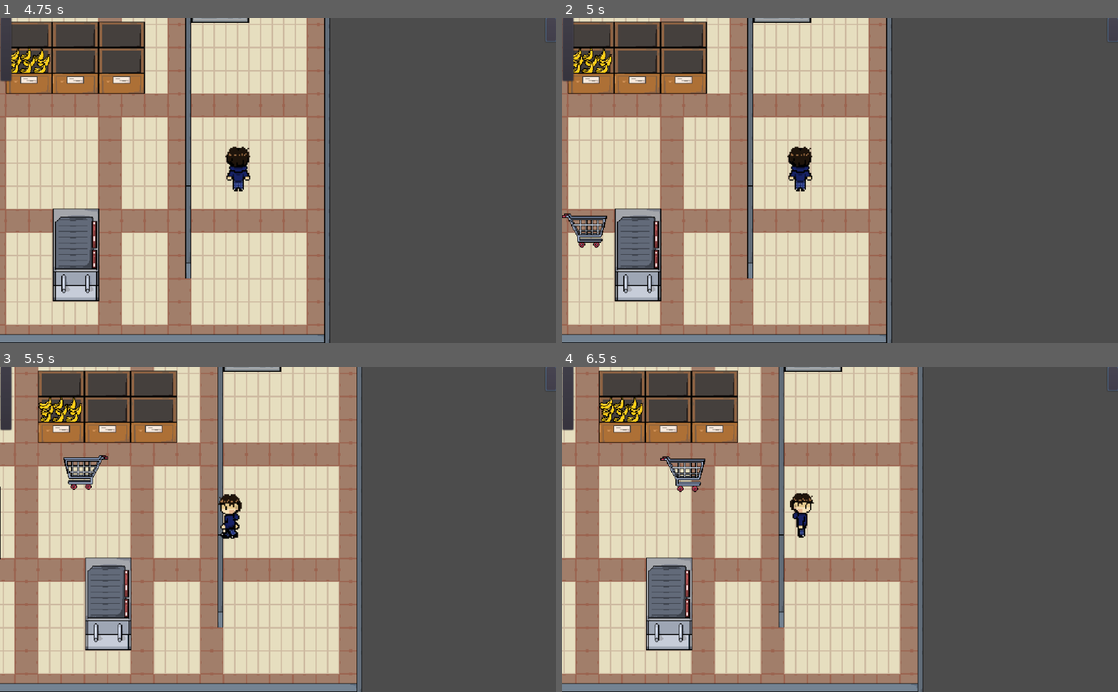
Above: before the commit, frames 1-4 (two rows, left to right).
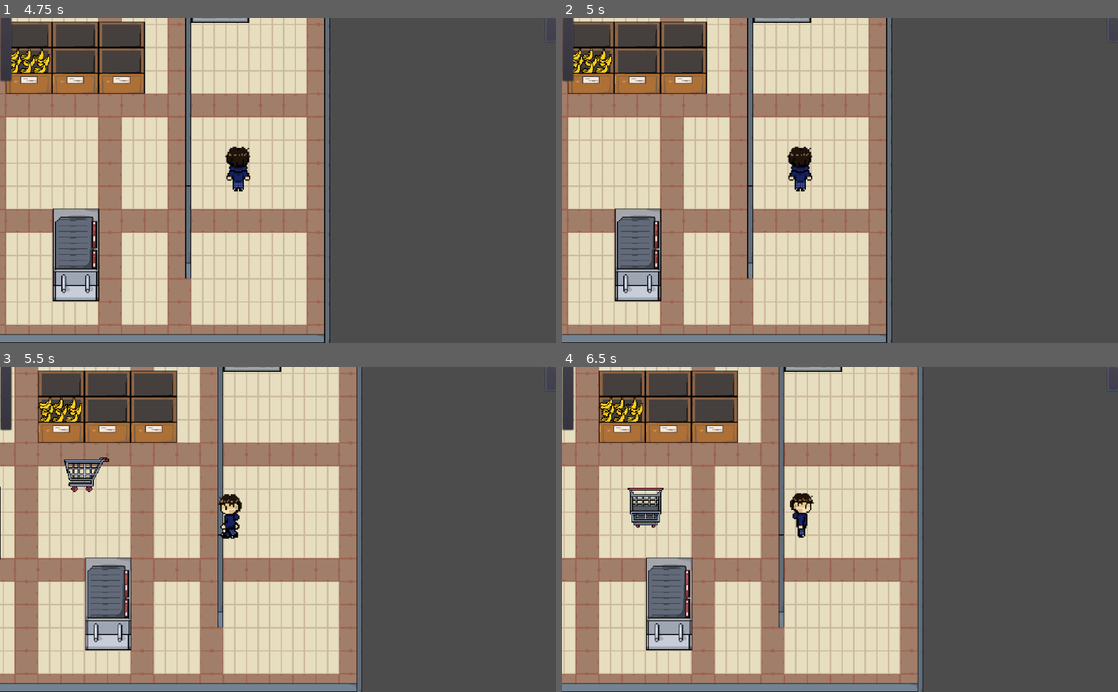
Above: after the commit, the same moments.

Repository: ygda-org/summer23
Game: Godot game, scene res://Areas/World.tscn
Same seed, same stepped clock (60 frames per second), same inputs: the game is played once before the commit and once after it.
Inputs (mouse positions are in pixels of both pictures, inside the frame that each line leads up to):
- Up to frame 1 (4.75 s): click (83, 50) at 0.5 s; click (478, 31) at 1.25 s; click (5, 50) at 2 s; click (550, 31) at 2.75 s; click (83, 50) at 3.5 s; click (478, 31) at 4.25 s
- Up to frame 2 (5 s): no input
- Up to frame 3 (5.5 s): hold A (a) from 5.03 s (still down); tap D (d) at 5.3 s
- Up to frame 4 (6.5 s): release A (a) at 5.78 s; tap D (d) at 5.85 s; tap E (e) at 6.05 s

Frame 1 is identical in both runs. In frame 2, 0.5% of the frame differs, in the area x 0-9%, y 60-71%; in frame 3, 0.5%; in frame 4, 1.0%, in the area x 11-26%, y 27-50%.

Commit message:
4 directional cart movement + idle

Diff:
--- a/Carts/ShoppingCart.gd
+++ b/Carts/ShoppingCart.gd
@@ -12,17 +12,32 @@
 func _ready():
 	$Timer.start()
 	randomize()
-	direction = int(randf() * 2)
+	direction = int(randf() * 4)
 
 # Called every frame. 'delta' is the elapsed time since the previous frame.
 func _physics_process(delta):
+	if(moving == false):
+		if(direction == 1):
+			$AnimationPlayer.play("idleRight")
+		if(direction == 3):
+			$AnimationPlayer.play("idleLeft")
+		if(direction == 2):
+			$AnimationPlayer.play("idleDown")
+		if(direction == 0):
+			$AnimationPlayer.play("idleUp")
 	if(moving == true):
 		if(direction == 1):
 			$AnimationPlayer.play("rollRight")
 			velocity = move_and_slide(Vector2(SPEED, 0))
-		if(direction == 0):
+		if(direction == 3):
 			$AnimationPlayer.play("rollLeft")
 			velocity = move_and_slide(Vector2(-SPEED, 0))
+		if(direction == 2):
+			$AnimationPlayer.play("rollDown")
+			velocity = move_and_slide(Vector2(0, SPEED))
+		if(direction == 0):
+			$AnimationPlayer.play("rollUp")
+			velocity = move_and_slide(Vector2(0, -SPEED))
 		if(get_slide_count() > 0):
 			for i in get_slide_count():
 				if("Player" in get_slide_collision(i).collider.name):
--- a/Carts/ShoppingCart.tscn
+++ b/Carts/ShoppingCart.tscn
@@ -28,6 +28,84 @@
 "transitions": PoolRealArray( 1 ),
 "update": 0,
 "values": [ Vector2( 1, 1 ) ]
+}
+
+[sub_resource type="Animation" id=8]
+resource_name = "idleDown"
+tracks/0/type = "value"
+tracks/0/path = NodePath("Sprite:frame")
+tracks/0/interp = 1
+tracks/0/loop_wrap = true
+tracks/0/imported = false
+tracks/0/enabled = true
+tracks/0/keys = {
+"times": PoolRealArray( 0.4 ),
+"transitions": PoolRealArray( 1 ),
+"update": 1,
+"values": [ 12 ]
+}
+
+[sub_resource type="Animation" id=7]
+resource_name = "idleLeft"
+tracks/0/type = "value"
+tracks/0/path = NodePath("Sprite:frame")
+tracks/0/interp = 1
+tracks/0/loop_wrap = true
+tracks/0/imported = false
+tracks/0/enabled = true
+tracks/0/keys = {
+"times": PoolRealArray( 0 ),
+"transitions": PoolRealArray( 1 ),
+"update": 1,
+"values": [ 5 ]
+}
+
+[sub_resource type="Animation" id=9]
+resource_name = "idleRight"
+tracks/0/type = "value"
+tracks/0/path = NodePath("Sprite:frame")
+tracks/0/interp = 1
+tracks/0/loop_wrap = true
+tracks/0/imported = false
+tracks/0/enabled = true
+tracks/0/keys = {
+"times": PoolRealArray( 0.4 ),
+"transitions": PoolRealArray( 1 ),
+"update": 1,
+"values": [ 0 ]
+}
+
+[sub_resource type="Animation" id=10]
+resource_name = "idleUp"
+tracks/0/type = "value"
+tracks/0/path = NodePath("Sprite:frame")
+tracks/0/interp = 1
+tracks/0/loop_wrap = true
+tracks/0/imported = false
+tracks/0/enabled = true
+tracks/0/keys = {
+"times": PoolRealArray( 0.4 ),
+"transitions": PoolRealArray( 1 ),
+"update": 1,
+"values": [ 8 ]
+}
+
+[sub_resource type="Animation" id=5]
+resource_name = "rollDown"
+length = 0.5
+loop = true
+step = 0.05
+tracks/0/type = "value"
+tracks/0/path = NodePath("Sprite:frame")
+tracks/0/interp = 1
+tracks/0/loop_wrap = true
+tracks/0/imported = false
+tracks/0/enabled = true
+tracks/0/keys = {
+"times": PoolRealArray( 0, 0.15, 0.25 ),
+"transitions": PoolRealArray( 1, 1, 1 ),
+"update": 1,
+"values": [ 12, 13, 14 ]
 }
 
 [sub_resource type="Animation" id=4]
@@ -66,6 +144,24 @@
 "values": [ 0, 1, 3, 2 ]
 }
 
+[sub_resource type="Animation" id=6]
+resource_name = "rollUp"
+length = 0.5
+loop = true
+step = 0.05
+tracks/0/type = "value"
+tracks/0/path = NodePath("Sprite:frame")
+tracks/0/interp = 1
+tracks/0/loop_wrap = true
+tracks/0/imported = false
+tracks/0/enabled = true
+tracks/0/keys = {
+"times": PoolRealArray( 0, 0.15, 0.25, 0.4 ),
+"transitions": PoolRealArray( 1, 1, 1, 1 ),
+"update": 1,
+"values": [ 8, 9, 10, 11 ]
+}
+
 [sub_resource type="RectangleShape2D" id=3]
 extents = Vector2( 27.375, 23.75 )
 
@@ -75,13 +171,19 @@
 [node name="Sprite" type="Sprite" parent="."]
 texture = ExtResource( 1 )
 hframes = 4
-vframes = 2
+vframes = 4
 frame = 5
 
 [node name="AnimationPlayer" type="AnimationPlayer" parent="."]
 anims/RESET = SubResource( 2 )
+anims/idleDown = SubResource( 8 )
+anims/idleLeft = SubResource( 7 )
+anims/idleRight = SubResource( 9 )
+anims/idleUp = SubResource( 10 )
+anims/rollDown = SubResource( 5 )
 anims/rollLeft = SubResource( 4 )
 anims/rollRight = SubResource( 1 )
+anims/rollUp = SubResource( 6 )
 
 [node name="CollisionShape2D" type="CollisionShape2D" parent="."]
 position = Vector2( -2, -1 )
--- a/Player.gd
+++ b/Player.gd
@@ -52,6 +52,7 @@
 
 func dead():
 	dead = true
+	velocity = Vector2()
 	$AnimatedSprite.queue_free()
 	$CollisionShape2D.queue_free()
 	$Timer.start()
Binary file changed: Assets/Pixilart Sprite Sheet.png
Not shown: 1 places in Carts/ShoppingCart.tscn that only renumber resources
